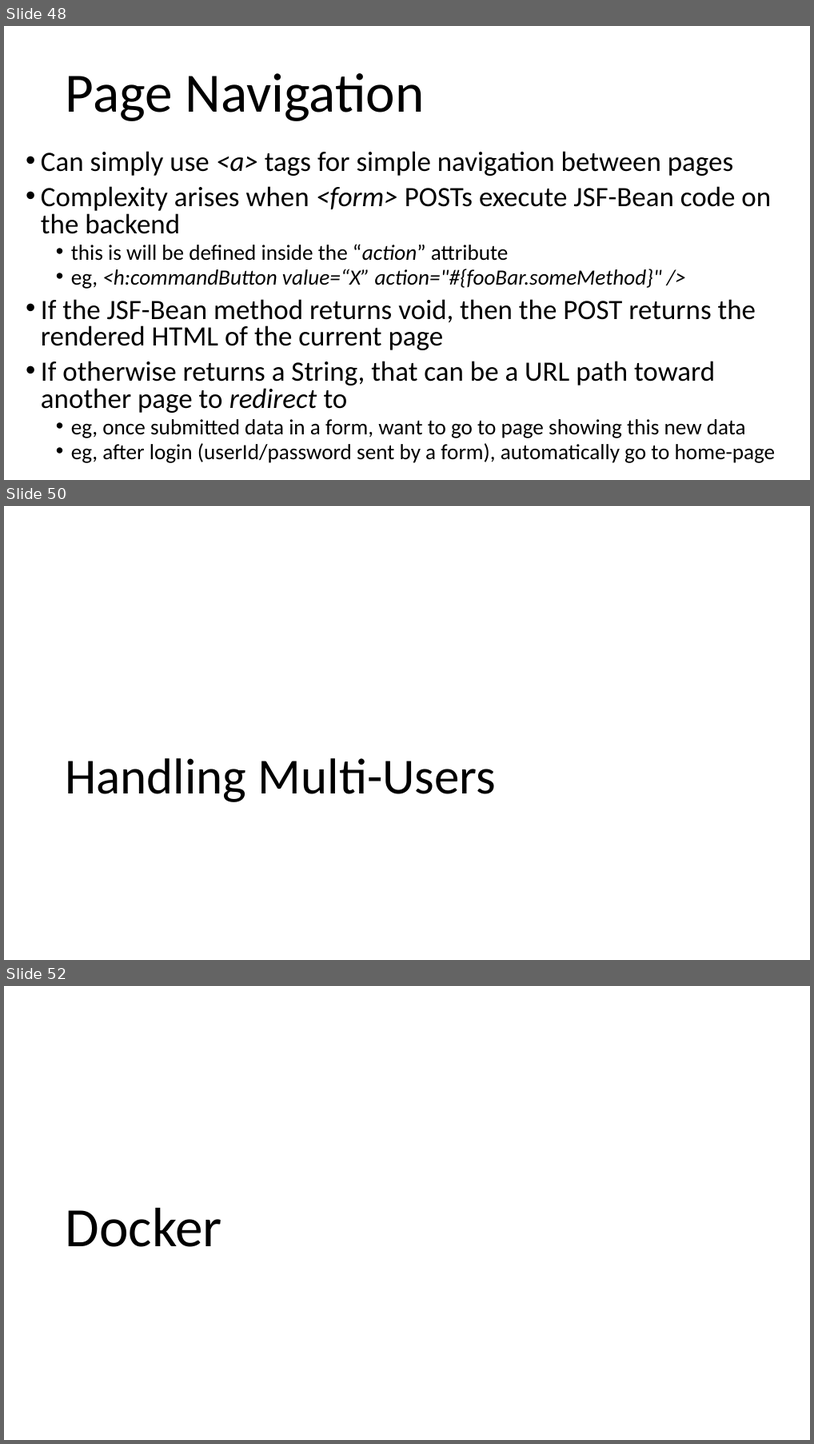
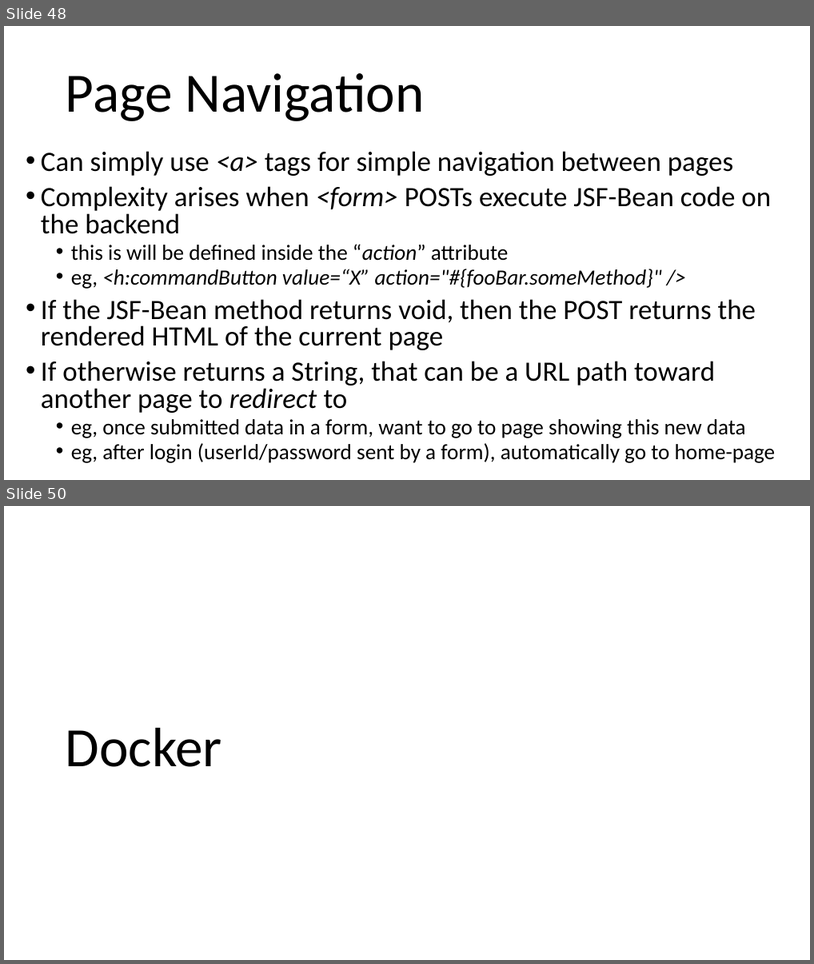
Before and after one commit to arcuri82/testing_security_development_enterprise_systems, a slide deck: doc/intro/slides/lesson_07_jsf.pptx. Shown one above the other, each under a label of ours: slides 48, 50 and 52 before the commit, slides 48 and 50 after it; the slides between them are not shown. The pictures are 814x1444 and 814x964 pixels, drawn with LibreOffice and Linux fonts; fonts in the diff are those of the drawing. Boxes give left, top, right and bottom in pixels: in the first picture for what was removed or moved away, otherwise in the second. Text is boxed around its words. In the diff, an @@ line names an element or a change of style, - is before the commit and + after.

```diff
--- a/doc/intro/slides/lesson_07_jsf.pptx
+++ b/doc/intro/slides/lesson_07_jsf.pptx
@@ slide 50 removed at box(4, 506, 810, 960), background #FFFFFF @@
@@ title removed at box(65, 758, 497, 802) @@
-Handling Multi-Users
@@ what was slide 52 is now slide 50 @@
```
Also in this commit, not shown: 3 slides changed, 1 other slide removed, 1 other file.
